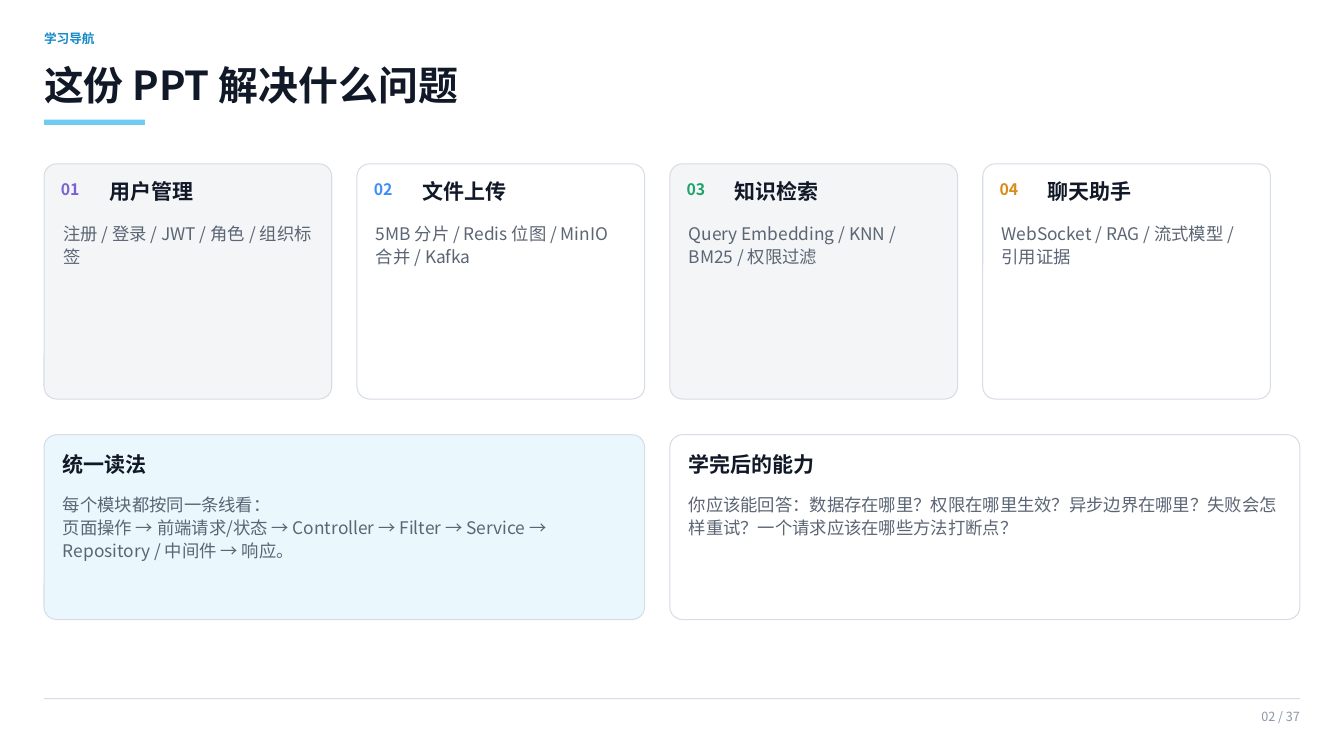
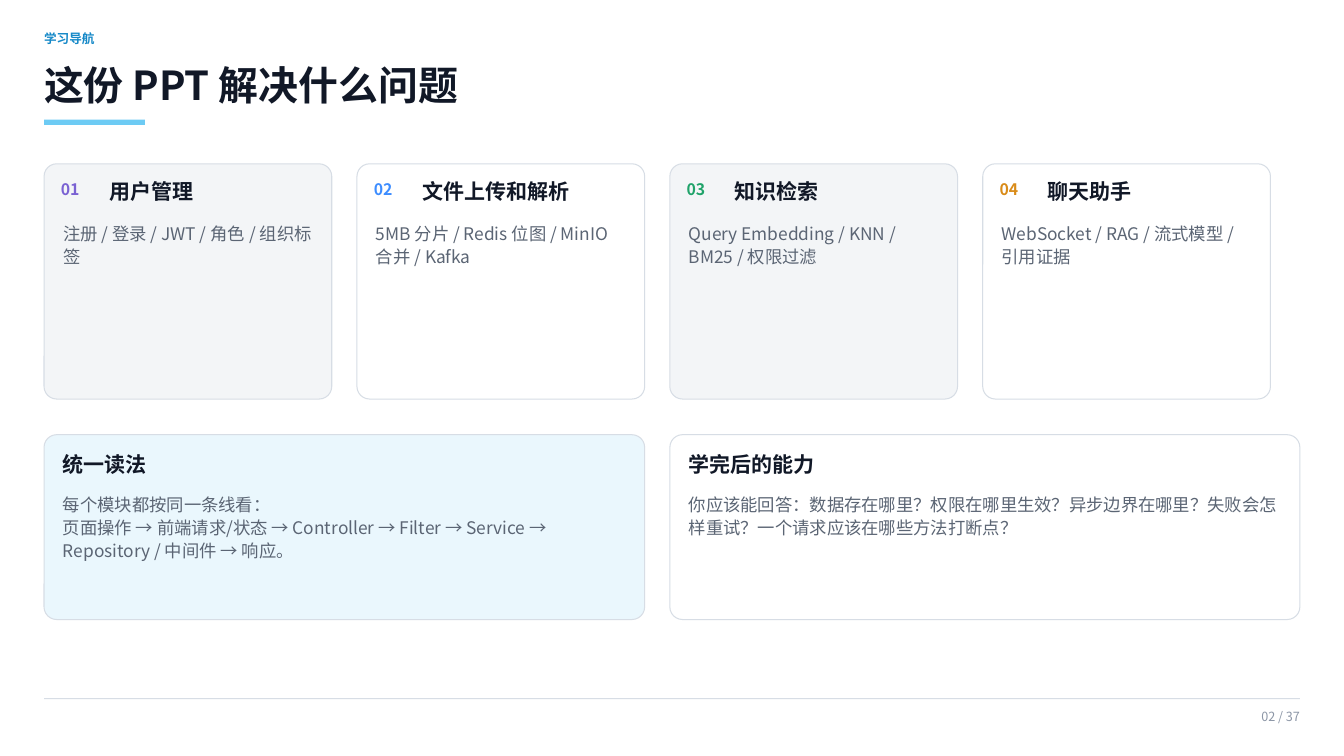
Before and after one commit to melodywd/PaiSmart, a slide deck: slide 2 of outputs/PaiSmart_从零到RAG_源码链路学习指南.pptx. Drawn at 1344x756 pixels with LibreOffice and Linux fonts; fonts in the diff are those of the drawing. Boxes give left, top, right and bottom in pixels: in the first picture for what was removed or moved away, otherwise in the second. Text is boxed around its words. In the diff, an @@ line names an element or a change of style, - is before the commit and + after.

```diff
--- a/outputs/PaiSmart_从零到RAG_源码链路学习指南.pptx
+++ b/outputs/PaiSmart_从零到RAG_源码链路学习指南.pptx
@@ text at <box>422,181,569,201</box>: text changed @@
-文件上传
+文件上传和解析
```
Also in this commit, not shown: 35 other slides changed, 1 other file.
